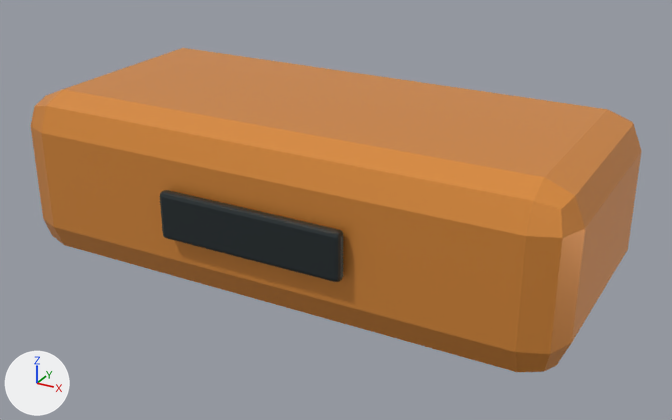
Renders of the glTF model assets/models/items/item-ficsite-ingot/item-ficsite-ingot_variant_a.glb from each side of a commit.
Before and after are seen from a 50 mm lens placed at (0.545, -0.966, 0.747), pointed at (0.021, -0.012, 0.27). Lighting does not change. The marker at lower left points along +X, +Y and +Z. The older version comes first. Objects named as collision shapes, trigger or cutter boxes, shadow casters or lower levels of detail are left out. Where no turn or scale is listed for an object, it has been applied to the vertices.

The scene before the commit, as lines of its bpy script (objects in view):
```python
mat_item_amber_enamel = principled_material('Item amber enamel')
mat_item_amber_enamel.base_color = (0.85, 0.32, 0.06)  # orange #ed9945
mat_item_amber_enamel.metallic = 0.42
mat_item_amber_enamel.roughness = 0.34
mat_item_graphite_alloy = principled_material('Item graphite alloy')
mat_item_graphite_alloy.base_color = (0.055, 0.07, 0.075)  # dark grey #424b4d
mat_item_graphite_alloy.metallic = 0.78
mat_item_graphite_alloy.roughness = 0.3
me_cube_1449 = bpy.data.meshes.new('Cube.1449')
me_cube_1449.from_pydata(...)  # 56 vertices, 108 faces; spans x -0.36..0.36, y -0.17..0.17, z -0.11..0.11
me_cube_1449.materials.append(mat_item_amber_enamel)  # orange #ed9945
me_cube_1450 = bpy.data.meshes.new('Cube.1450')
me_cube_1450.from_pydata(...)  # 56 vertices, 108 faces; spans x -0.12..0.12, y -0.007..0.007, z -0.03..0.03
me_cube_1450.materials.append(mat_item_graphite_alloy)  # dark grey #424b4d
ob_ingot_stamped_mark = bpy.data.objects.new('Ingot stamped mark', me_cube_1450)
ob_ingot_stamped_mark.location = (0.0, -0.18, 0.3)
ob_metal_ingot = bpy.data.objects.new('Metal ingot', me_cube_1449)
ob_metal_ingot.location = (0.0, 0.0, 0.3)
```
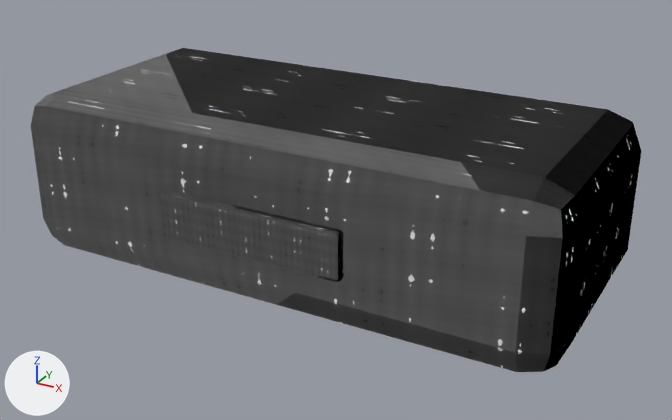
The newer file is also turned or shifted as a whole; pictures and numbers use the older file's frame.

What differs and where, as boxes (x1, y1, x2, y2) in the pictures (672 x 420 px):
'Metal ingot', surface changed (orange to grey)
    both: (31, 48, 641, 372)
'Ingot stamped mark', surface changed (lighter)
    both: (160, 190, 343, 282)

What changed in the scene script:
```text
Add img_metal_height:
    img_metal_height = load_image('metal_height', '_unpacked/metal_height', 256, 256, 'Non-Color')
Add img_metal_albedo:
    img_metal_albedo = load_image('metal_albedo', '_unpacked/metal_albedo', 256, 256, 'sRGB')
Add img_metal_roughness_001:
    img_metal_roughness_001 = load_image('metal_roughness.001', '_unpacked/metal_roughness.001', 256, 256, 'Non-Color')
Add img_metal_roughness:
    img_metal_roughness = load_image('metal_roughness', '_unpacked/metal_roughness', 256, 256, 'Non-Color')
Change mat_item_graphite_alloy:
    remove # nodes: BsdfPrincipled, OutputMaterial
    remove # colours: dark grey #424b4d
    nodes: BsdfPrincipled, Math, NormalMap, OutputMaterial, SeparateColor, TexImage x3
    uses the picture img_metal_albedo
    uses the picture img_metal_height
    uses the picture img_metal_roughness
Change mat_item_amber_enamel:
    remove # nodes: BsdfPrincipled, OutputMaterial
    remove # colours: orange #ed9945
    nodes: BsdfPrincipled, Math, NormalMap, OutputMaterial, SeparateColor, TexImage x3
    uses the picture img_metal_albedo
    uses the picture img_metal_height
    uses the picture img_metal_roughness_001
```
